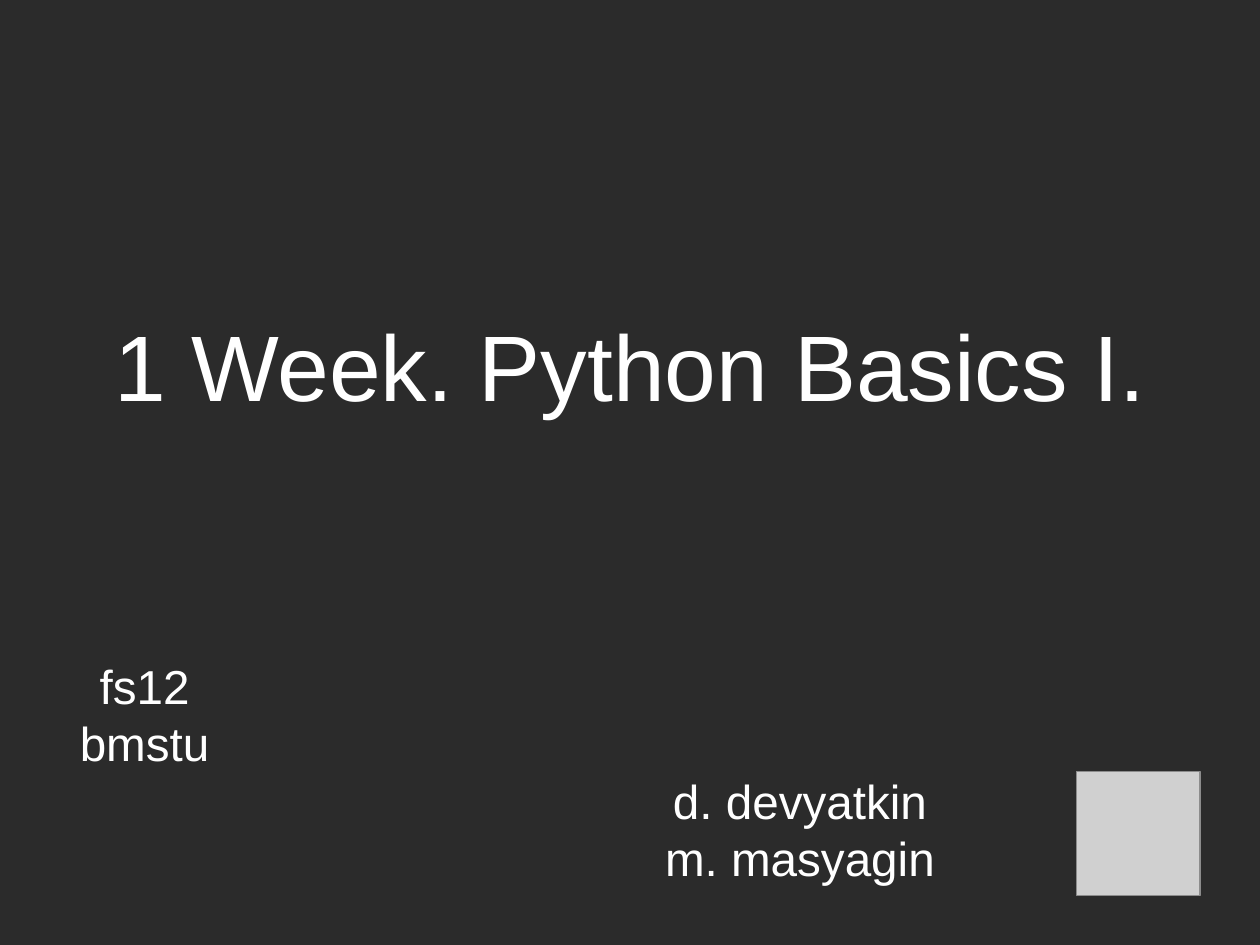
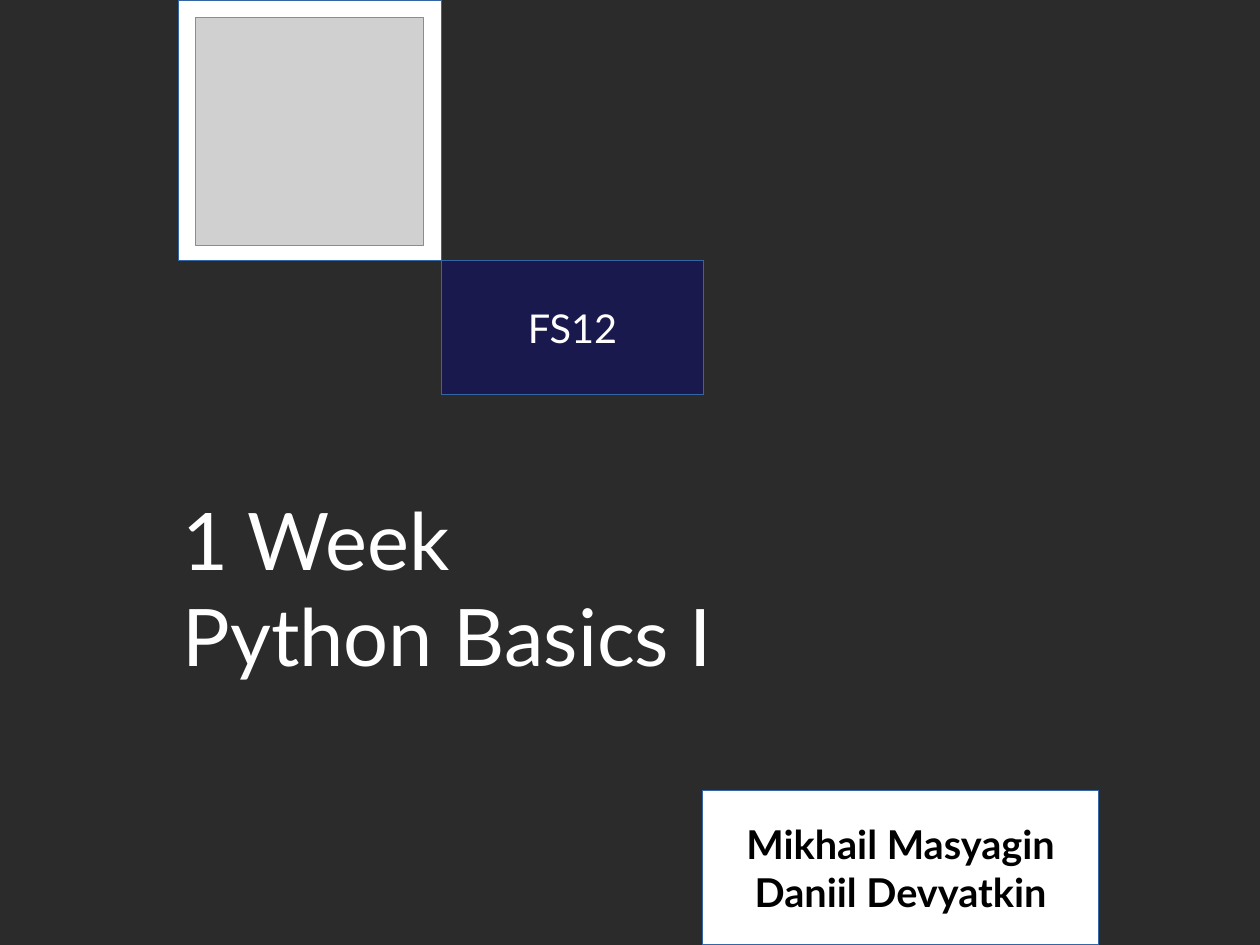
Before and after one commit to bmstu-fs12/01-sem-py-algo, a slide deck: slide 1 of presentations/templates/template_4x3.odp. Drawn at 1260x945 pixels with LibreOffice and Linux fonts; fonts in the diff are those of the drawing; grey boxes stand for pictures; background and template pictures are left out; a plain dark background stands for a picture behind light text. Boxes give left, top, right and bottom in pixels: in the first picture for what was removed or moved away, otherwise in the second. Text is boxed around its words. In the diff, an @@ line names an element or a change of style, - is before the commit and + after.

```diff
--- a/presentations/templates/template_4x3.odp
+++ b/presentations/templates/template_4x3.odp
@@ rectangle added at (178,0,441,261), fill #FFFFFF, outline #3465A4 0 pt @@
@@ picture: place and size @@
-picture at (1077,772,1201,895)
+picture at (196,17,424,246)
@@ rectangle added at (441,261,704,394), fill #1A194D, outline #3465A4 0 pt, 25 pt, text #FFFFFF @@
+FS12
@@ text "1 Week" at (183,511,712,680): vertical alignment middle to top @@
@@ text at (183,511,712,680): text changed; size 58.6 to 50 pt; font Arial to Lato @@
-1 Week. Python Basics I.
+1 Week
+Python Basics I
@@ text removed at (80,669,210,762) @@
-fs12
-bmstu
@@ subtitle removed at (665,784,935,885) @@
-d. devyatkin
-m. masyagin
@@ rectangle added at (703,791,1099,945), fill #FFFFFF, outline #3465A4 0 pt, 25 pt, text #000000, bold @@
+Mikhail Masyagin
+Daniil Devyatkin
```
Also in this commit, not shown: 7 other files.
